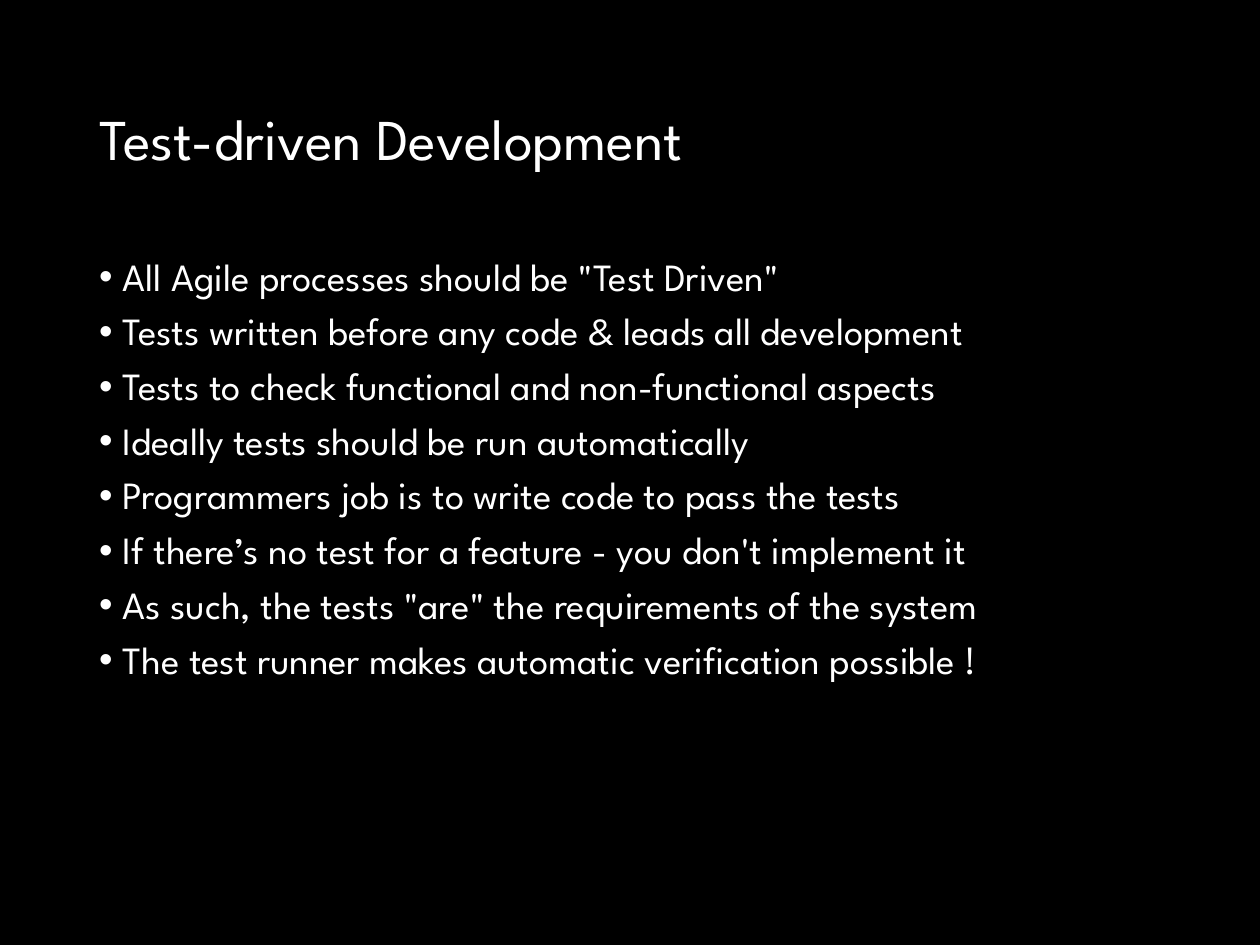
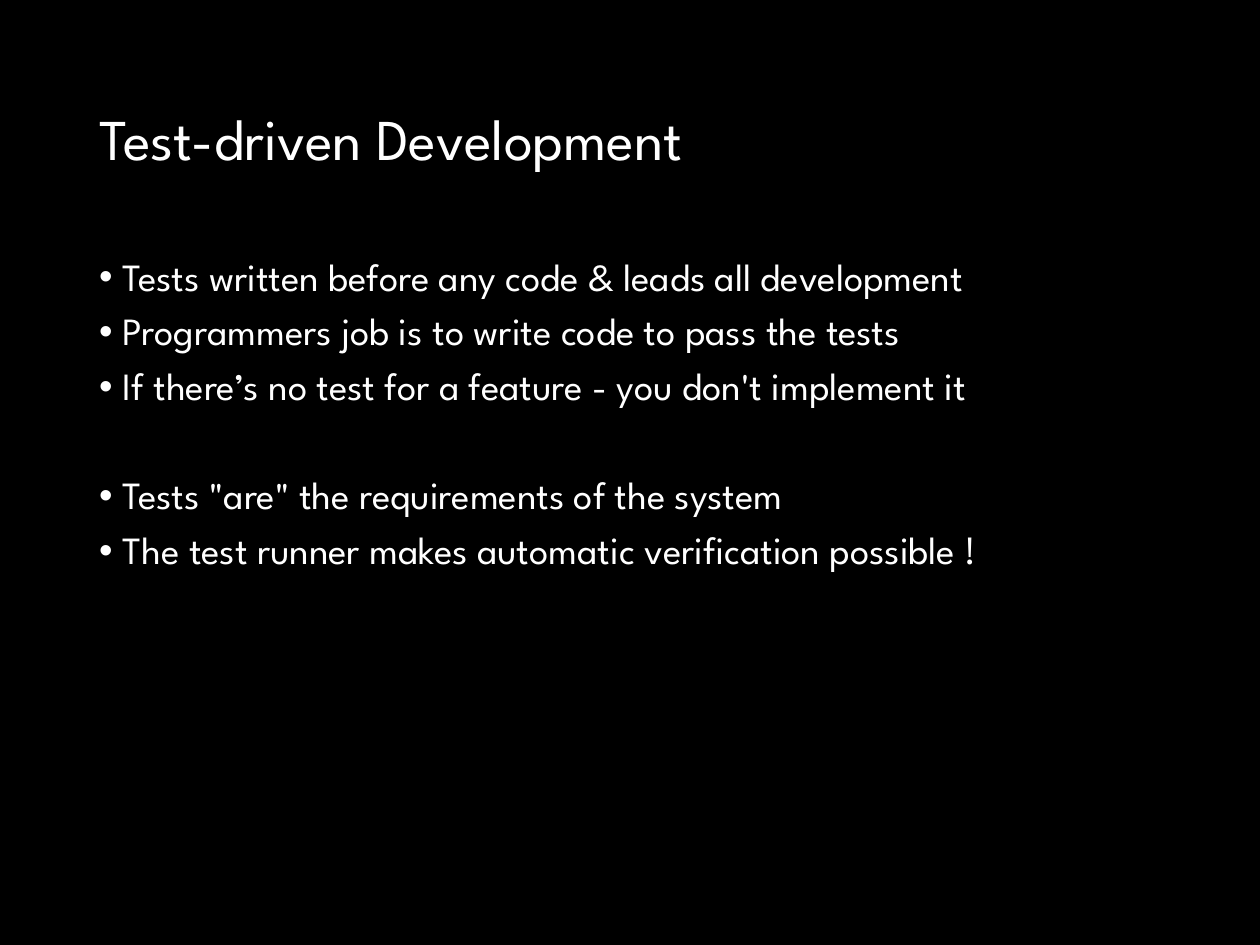
Before and after one commit to fossabot/SPE2018, a slide deck: slide 19 of Lecture Slides/04 Agile.pptx (slide 17 before the commit). Drawn at 1260x945 pixels with LibreOffice and Linux fonts; fonts in the diff are those of the drawing. Boxes give left, top, right and bottom in pixels: in the first picture for what was removed or moved away, otherwise in the second. Text is boxed around its words. In the diff, an @@ line names an element or a change of style, - is before the commit and + after.

```diff
--- a/Lecture Slides/04 Agile.pptx
+++ b/Lecture Slides/04 Agile.pptx
@@ text at bbox=[123, 264, 779, 300]: paragraph removed @@
-• All Agile processes should be "Test Driven"
@@ text at bbox=[123, 373, 936, 463]: paragraphs removed @@
-• Tests to check functional and non-functional aspects
-• Ideally tests should be run automatically
@@ text at bbox=[123, 482, 783, 517]: text changed @@
-• As such, the tests "are" the requirements of the system
+• Tests "are" the requirements of the system
```
Also in this commit, not shown: 16 other slides changed.
